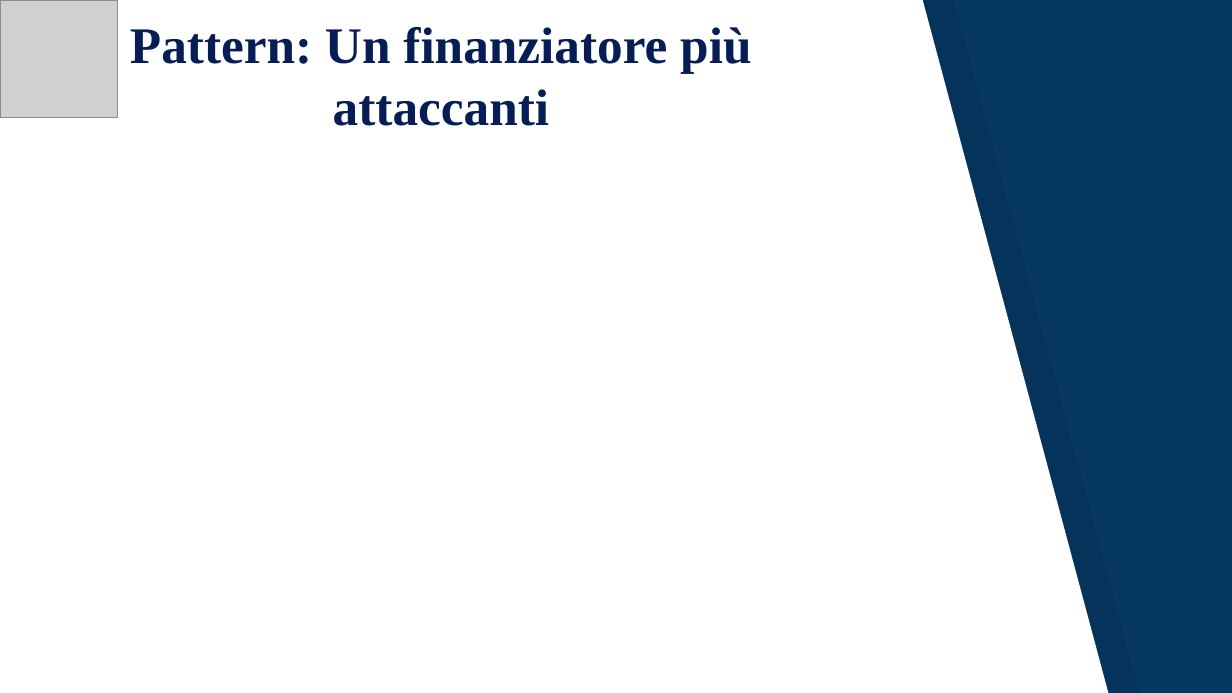
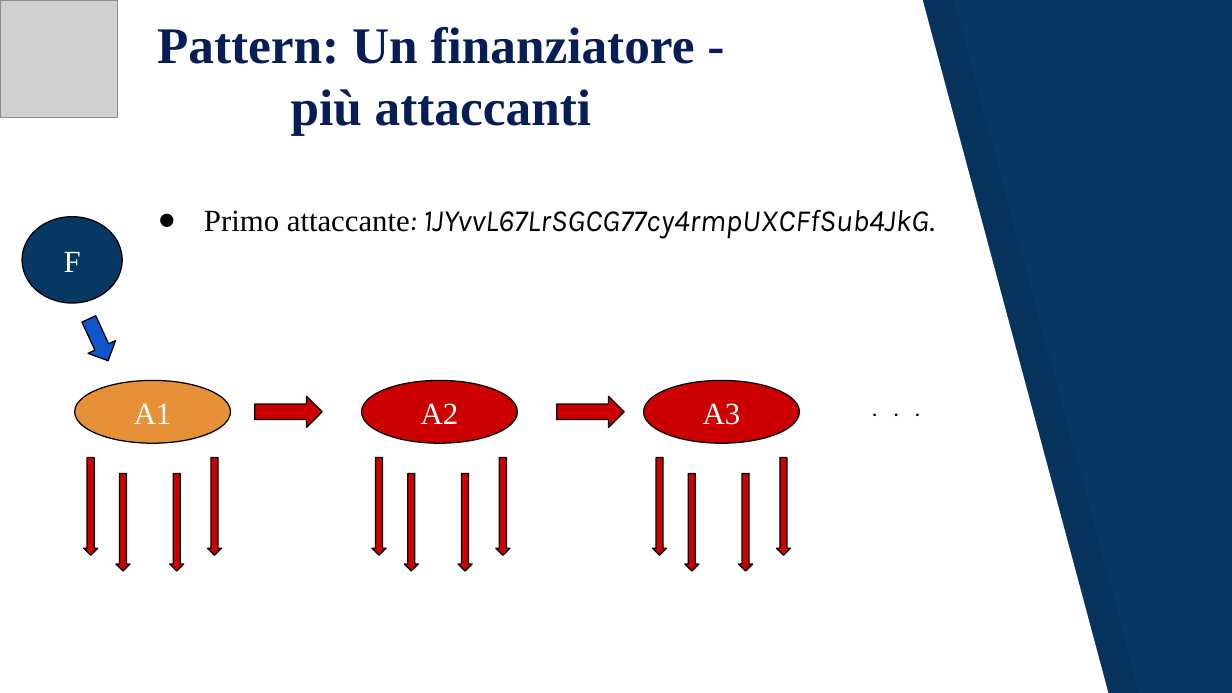
Before and after one commit to JacopoRaffi/Dust_Attack_Analysis, a slide deck: slide 20 of Dust Attack .pptx. Drawn at 1232x693 pixels with LibreOffice and Linux fonts; fonts in the diff are those of the drawing; grey boxes stand for pictures. Boxes give left, top, right and bottom in pixels: in the first picture for what was removed or moved away, otherwise in the second. Text is boxed around its words. In the diff, an @@ line names an element or a change of style, - is before the commit and + after.

```diff
--- a/Dust Attack .pptx
+++ b/Dust Attack .pptx
@@ title at [157, 27, 695, 135]: text changed @@
-Pattern: Un finanziatore più attaccanti
+Pattern: Un finanziatore - più attaccanti
@@ text added at [204, 209, 935, 239], 18 pt, text #000000, italic @@
+● Primo attaccante: 1JYvvL67LrSGCG77cy4rmpUXCFfSub4JkG.
@@ ellipse added at [22, 217, 122, 303], fill #073763, outline #000000 0.75 pt, 18 pt, text #FFFFFF @@
+F
@@ right arrow added at [74, 313, 121, 368], fill #1155CC, outline #000000 0.75 pt @@
@@ ellipse added at [75, 381, 232, 444], fill #E69138, outline #000000 0.75 pt, 18 pt, text #FFFFFF @@
+A1
@@ ellipse added at [361, 381, 517, 444], fill #CC0000, outline #000000 0.75 pt, 18 pt, text #FFFFFF @@
+A2
@@ ellipse added at [643, 381, 800, 444], fill #CC0000, outline #000000 0.75 pt, 18 pt, text #FFFFFF @@
+A3
@@ text added at [838, 381, 955, 435], 14 pt, text #000000 @@
+. . .
@@ right arrow added at [255, 397, 323, 428], fill #CC0000, outline #000000 0.75 pt @@
@@ right arrow added at [557, 397, 625, 428], fill #CC0000, outline #000000 0.75 pt @@
@@ down arrow added at [84, 457, 97, 554], fill #CC0000, outline #000000 0.75 pt @@
@@ down arrow added at [116, 473, 129, 570], fill #CC0000, outline #000000 0.75 pt @@
@@ down arrow added at [170, 473, 184, 570], fill #CC0000, outline #000000 0.75 pt @@
@@ down arrow added at [207, 457, 221, 554], fill #CC0000, outline #000000 0.75 pt @@
@@ down arrow added at [372, 457, 386, 554], fill #CC0000, outline #000000 0.75 pt @@
@@ down arrow added at [404, 473, 418, 570], fill #CC0000, outline #000000 0.75 pt @@
@@ down arrow added at [458, 473, 472, 570], fill #CC0000, outline #000000 0.75 pt @@
@@ down arrow added at [496, 457, 510, 554], fill #CC0000, outline #000000 0.75 pt @@
@@ down arrow added at [653, 457, 667, 554], fill #CC0000, outline #000000 0.75 pt @@
@@ down arrow added at [685, 473, 699, 570], fill #CC0000, outline #000000 0.75 pt @@
@@ down arrow added at [739, 473, 753, 570], fill #CC0000, outline #000000 0.75 pt @@
@@ down arrow added at [776, 457, 790, 554], fill #CC0000, outline #000000 0.75 pt @@
```
Also in this commit, not shown: 6 other slides changed, 1 slide added, 1 slide removed, 1 other file.
